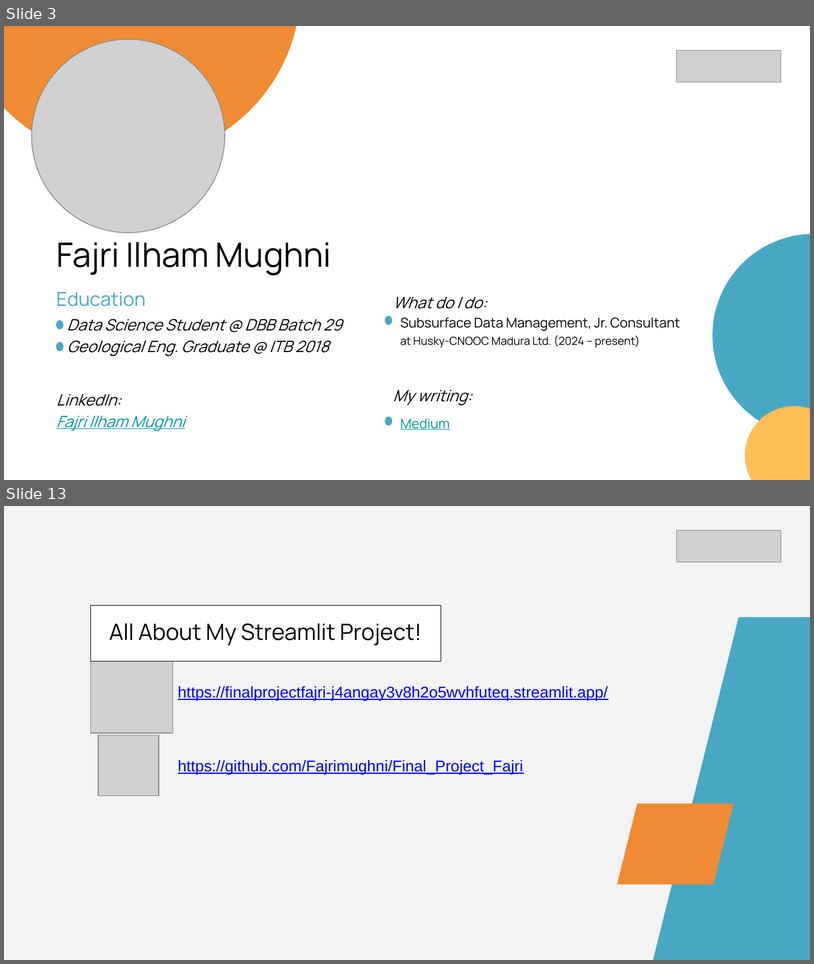
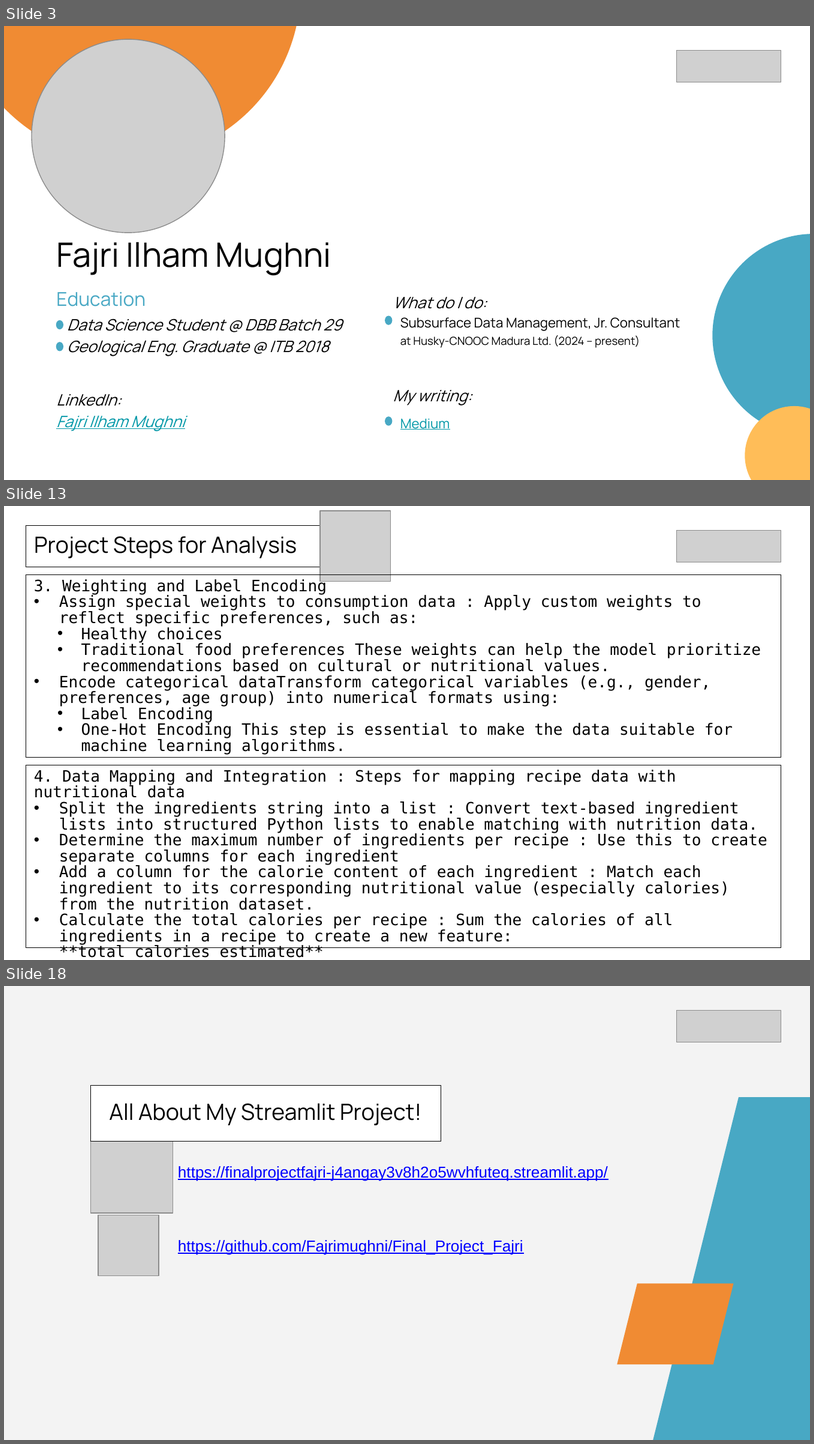
Before and after one commit to Fajrimughni/Final_Project_Fajri, a slide deck: Presentasi Final Project Data Analyst-Fajri Ilham Mughni.pptx. Shown one above the other, each under a label of ours: slides 3 and 13 before the commit, slides 3, 13 and 18 after it; the slides between them are not shown. The pictures are 814x964 and 814x1444 pixels, drawn with LibreOffice and Linux fonts; fonts in the diff are those of the drawing; grey boxes stand for pictures. Boxes give left, top, right and bottom in pixels: in the first picture for what was removed or moved away, otherwise in the second. Text is boxed around its words. In the diff, an @@ line names an element or a change of style, - is before the commit and + after.

```diff
--- a/Presentasi Final Project Data Analyst-Fajri Ilham Mughni.pptx
+++ b/Presentasi Final Project Data Analyst-Fajri Ilham Mughni.pptx
@@ slide 13 added at bbox=[4, 506, 810, 960], background #FFFFFF @@
@@ picture added at bbox=[320, 511, 391, 582] @@
@@ rectangle added at bbox=[26, 525, 320, 567], fill #FFFFFF, outline #000000 0.75 pt, 20 pt, text #000000 @@
+Project Steps for Analysis
@@ picture added at bbox=[677, 530, 782, 562] @@
@@ rectangle added at bbox=[26, 574, 782, 757], outline #000000 0.75 pt, 14 pt, text #000000 @@
+3. Weighting and Label Encoding
+• Assign special weights to consumption data : Apply custom weights to reflect specific preferences, such as:
+• Healthy choices
+• Traditional food preferences These weights can help the model prioritize recommendations based on cultural or nutritional values.
+• Encode categorical dataTransform categorical variables (e.g., gender, preferences, age group) into numerical formats using:
+• Label Encoding
+• One-Hot Encoding This step is essential to make the data suitable for machine learning algorithms.
@@ rectangle added at bbox=[26, 765, 782, 947], outline #000000 0.75 pt, 14 pt, text #000000 @@
+4. Data Mapping and Integration : Steps for mapping recipe data with nutritional data
+• Split the ingredients string into a list : Convert text-based ingredient lists into structured Python lists to enable matching with nutrition data.
+• Determine the maximum number of ingredients per recipe : Use this to create separate columns for each ingredient
+• Add a column for the calorie content of each ingredient : Match each ingredient to its corresponding nutritional value (especially calories) from the nutrition dataset.
+• Calculate the total calories per recipe : Sum the calories of all ingredients in a recipe to create a new feature:
+  **total_calories_estimated**
@@ what was slide 13 is now slide 18 @@
```
Also in this commit, not shown: 6 slides changed, 9 other slides added, 5 slides removed, 3 other files.
